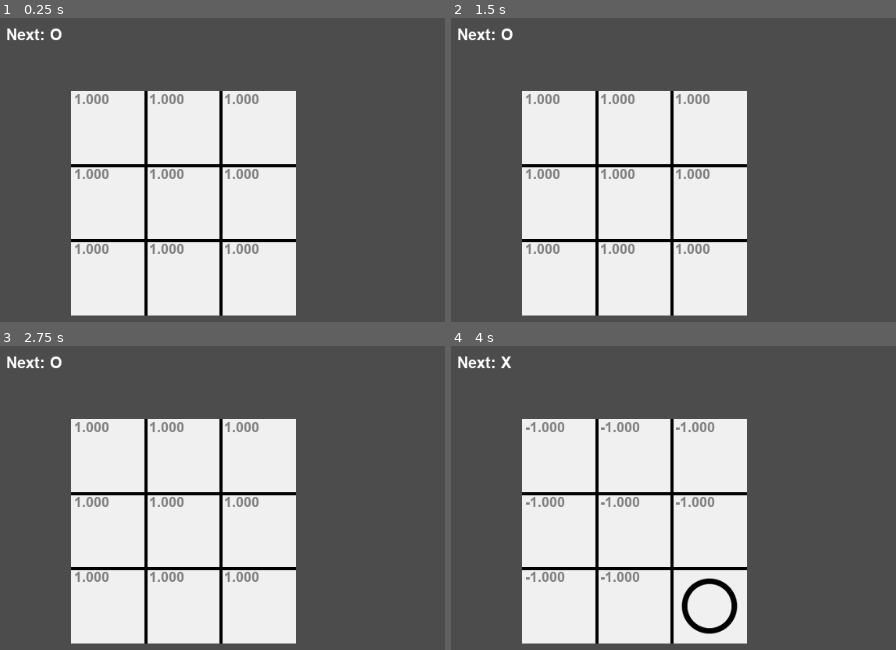
Above: before the commit, frames 1-4 (two rows, left to right).
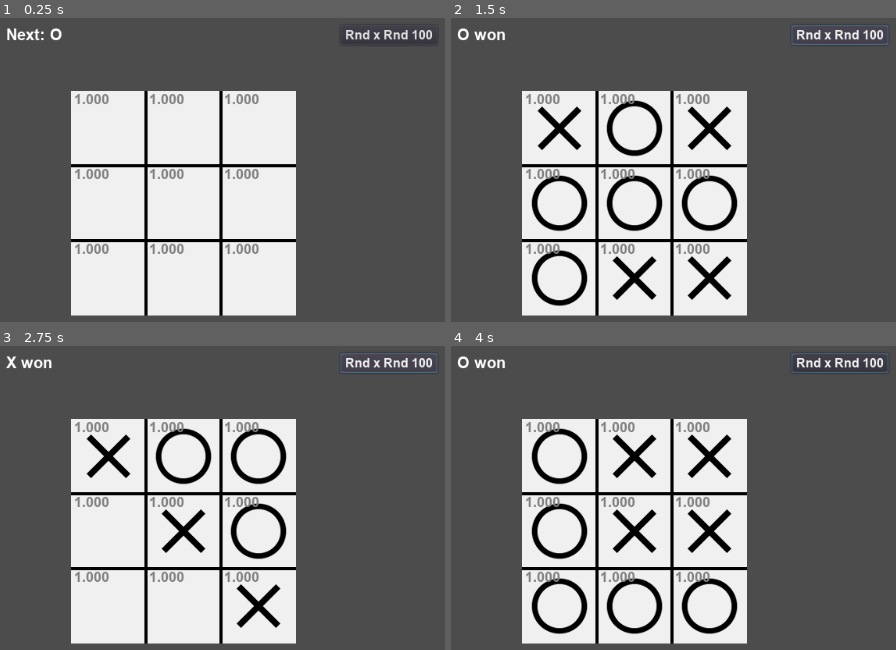
Above: after the commit, the same moments.

Repository: vivisuke/TicTacToe
Game: Godot game, scene res://MainScene.tscn
The game is run twice, just before and just after one commit, with the same random seed, the same clock (stepped at 60 frames per second) and the same inputs.
Inputs (mouse positions are in pixels of both pictures, inside the frame that each line leads up to):
- Up to frame 1 (0.25 s): no input
- Up to frame 2 (1.5 s): click (838, 36) at 0.5 s, where only the run after the commit has a clickable "Rnd x Rnd 100"; click (838, 36) at 1.25 s, where only the run after the commit has a clickable "Rnd x Rnd 100"
- Up to frame 3 (2.75 s): click (387, 364) at 2 s, where only the run after the commit has a clickable "Rnd x Rnd 100"
- Up to frame 4 (4 s): move the mouse to (outside the picture) at 2.77 s; click (outside the picture) at 2.92 s; move the mouse to (686, 601) at 3.52 s; click (686, 601) at 3.67 s

The runs differ from the first frame. In frame 1, 0.3% of the frame differs, in the area x 77-98%, y 3-8%; in frame 2, 6.9%; in frame 3, 4.8%; in frame 4, 7.6%, in the area x 1-99%, y 2-95%.

Commit message:
0009 ◎ C 10/22 10/22 0.001│ToDo│Random vs Random * 100 ボタン

Diff:
--- a/TicTacToe/MainScene.gd
+++ b/TicTacToe/MainScene.gd
@@ -13,6 +13,16 @@
 	TILE_O,
 	TILE_X,
 }
+enum {
+	MODE_NONE = 0,
+	MODE_RAND_RAND,
+}
+var mode = MODE_NONE
+var nEpisode = 0
+var nEpisodeRest = 0
+var nOwon = 0			# O 勝数
+var nXwon = 0			# X 勝数
+var nDraw = 0			# 引き分け数
 var started = false
 var ended = false		# 終局状態
 var next				# TILE_O or TILE_X
@@ -106,12 +116,14 @@
 	is_victory_table.resize(N_2_POWER_9)
 	for bits in range(N_2_POWER_9):
 		is_victory_table[bits] = is_victory_basic(bits)
+func is_draw():
+	return (bits_O | bits_X) == ALL_BITS
 func update_nextLabel():
 	if is_victory_table[bits_O]:
 		$NextLabel.text = "O won"
 	elif is_victory_table[bits_X]:
 		$NextLabel.text = "X won"
-	elif (bits_O | bits_X) == ALL_BITS:
+	elif is_draw():		# 引き分け？
 		$NextLabel.text = "draw"
 	elif next == TILE_O:
 		$NextLabel.text = "Next: O"
@@ -120,7 +132,7 @@
 
 func _input(event):
 	if event is InputEventMouseButton && event.is_pressed():	# マウスクリックイベント
-		if is_victory_table[bits_O] || is_victory_table[bits_O] || (bits_O | bits_X) == ALL_BITS:
+		if is_victory_table[bits_O] || is_victory_table[bits_O] || is_draw():
 			init_board()
 		else:
 			var pos = $Board/TileMap.get_local_mouse_position()
@@ -132,5 +144,49 @@
 		update_qvLabels()		# Q値表示
 		update_nextLabel()		# 次の手番ラベル更新
 
+func get_empty_list():	# 空欄箇所リストを返す
+	var lst = []
+	var ix = 0
+	for y in N_VERT:
+		for x in N_HORZ:
+			if $Board/TileMap.get_cell(x, y) == TILE_EMPTY:
+				lst.push_back(ix)
+			ix += 1
+	return lst
 func _process(delta):
+	if mode == MODE_RAND_RAND:
+		nEpisode += 1
+		init_board()
+		while true:
+			var lst = get_empty_list()
+			var ix = lst[rng.randi_range(0, lst.size() - 1)]
+			var t = ix_to_xy(ix)
+			set_cell(t[0], t[1], next)
+			if is_victory_table[bits_O]:
+				nOwon += 1
+				break;
+			elif is_victory_table[bits_X]:
+				nXwon += 1
+				break;
+			elif is_draw():
+				nDraw += 1
+				break;
+			next = (TILE_O + TILE_X) - next			# 手番交代
+		update_nextLabel()
+		nEpisodeRest -= 1
+		if !nEpisodeRest:
+			mode = MODE_NONE
+			print("nOwon = %d (%.1f%%)" % [nOwon, nOwon * 100.0/nEpisode])
+			print("nXwon = %d (%.1f%%)" % [nXwon, nXwon * 100.0/nEpisode])
+			print("nDraw = %d (%.1f%%)" % [nDraw, nDraw * 100.0/nEpisode])
 	pass
+
+
+func _on_RxR100Button_pressed():
+	nEpisode = 0
+	nEpisodeRest = 100
+	nOwon = 0
+	nXwon = 0
+	nDraw = 0
+	mode = MODE_RAND_RAND
+	pass
--- a/TicTacToe/MainScene.tscn
+++ b/TicTacToe/MainScene.tscn
@@ -40,6 +40,9 @@
 size = 20
 font_data = ExtResource( 5 )
 
+[sub_resource type="DynamicFont" id=3]
+font_data = ExtResource( 5 )
+
 [node name="MainScene" type="Node2D"]
 script = ExtResource( 3 )
 
@@ -70,3 +73,16 @@
 __meta__ = {
 "_edit_use_anchors_": false
 }
+
+[node name="RxR100Button" type="Button" parent="."]
+margin_left = 441.0
+margin_top = 12.0
+margin_right = 565.0
+margin_bottom = 37.0
+custom_fonts/font = SubResource( 3 )
+text = "Rnd x Rnd 100"
+__meta__ = {
+"_edit_use_anchors_": false
+}
+
+[connection signal="pressed" from="RxR100Button" to="." method="_on_RxR100Button_pressed"]
Not shown: 1 places in TicTacToe/MainScene.tscn that only renumber resources
Not shown, changed: TicTacToe.spr
